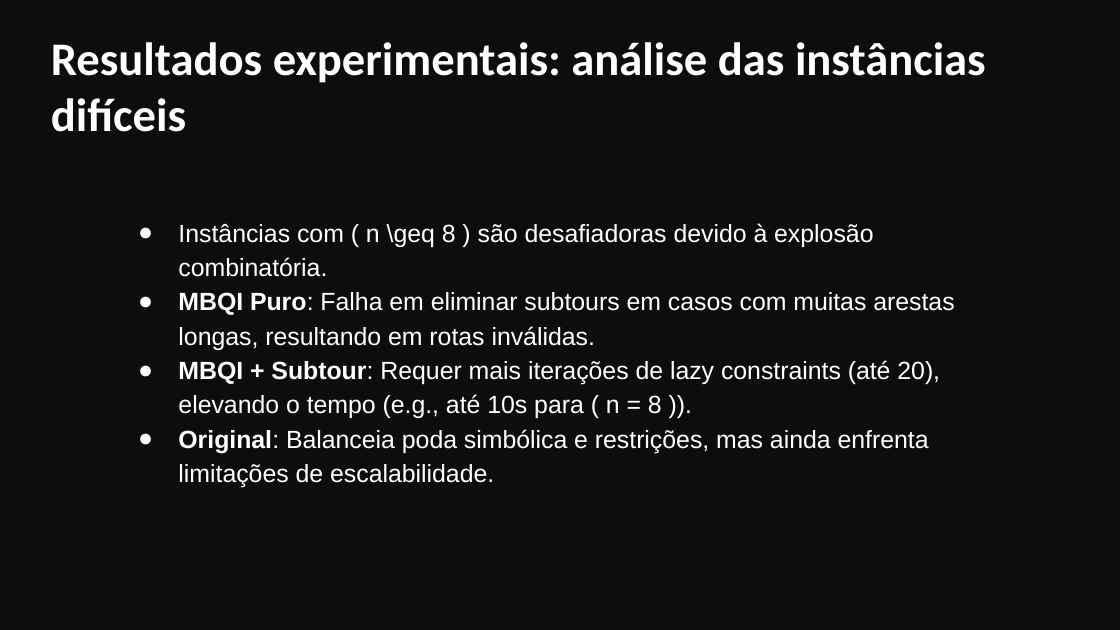
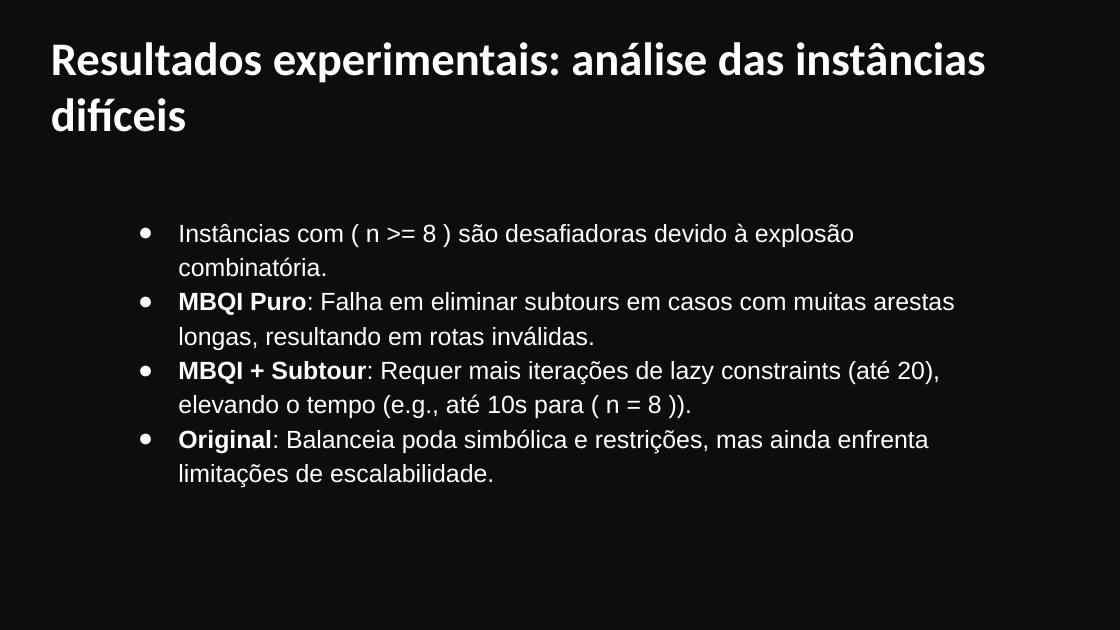
Before and after one commit to JaoLucass/FinalProject_DCC606_Tema_10_RR_2025, a slide deck: slide 9 of Apresentacao.pptx. Drawn at 1120x630 pixels with LibreOffice and Linux fonts; fonts in the diff are those of the drawing. Boxes give left, top, right and bottom in pixels: in the first picture for what was removed or moved away, otherwise in the second. Text is boxed around its words. In the diff, an @@ line names an element or a change of style, - is before the commit and + after.

```diff
--- a/Apresentacao.pptx
+++ b/Apresentacao.pptx
@@ text at [178, 223, 854, 277]: text changed @@
-● Instâncias com ( n \geq 8 ) são desafiadoras devido à explosão combinatória.
+● Instâncias com ( n >= 8 ) são desafiadoras devido à explosão combinatória.
```
Also in this commit, not shown: 2 other slides changed.
